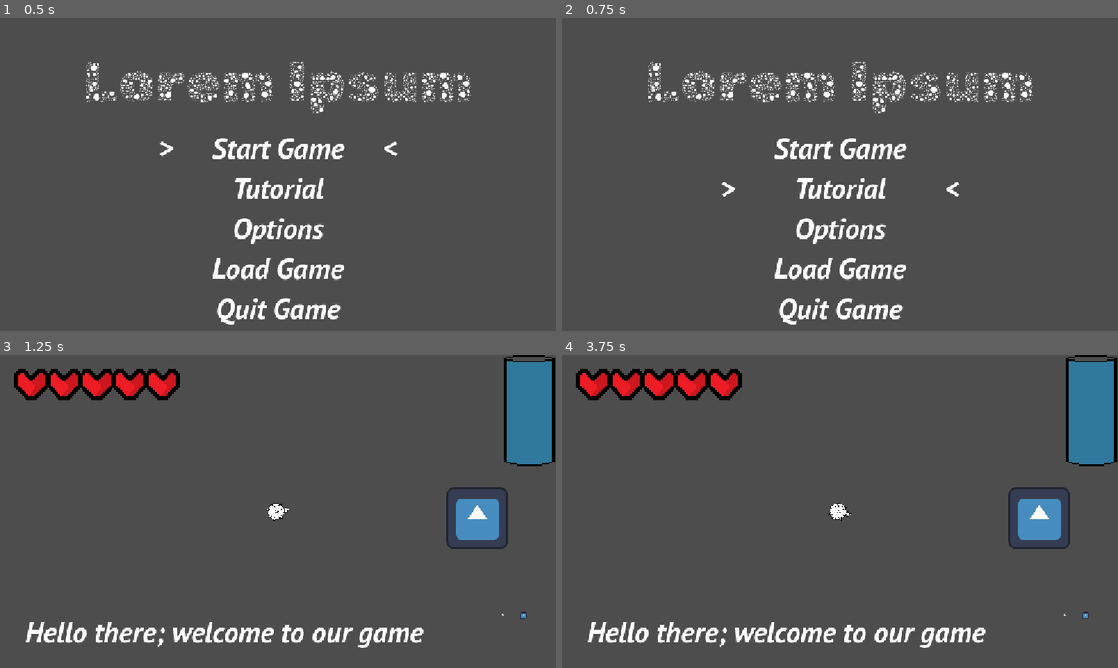
Above: before the commit, frames 1-4 (two rows, left to right).
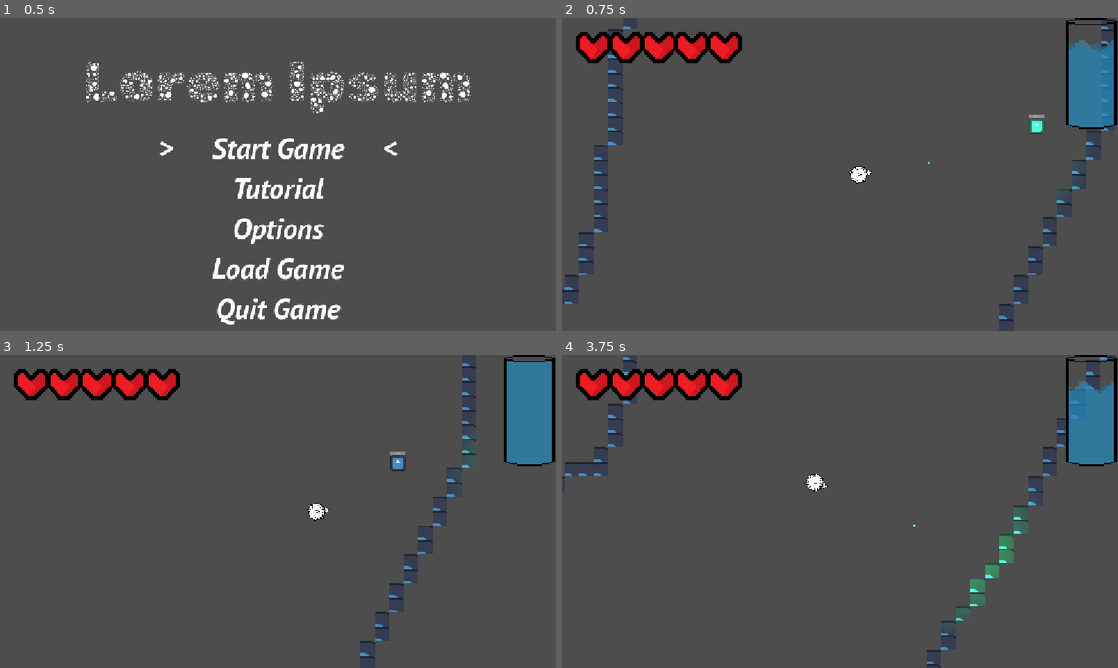
Above: after the commit, the same moments.

Repository: HippoProgrammer/game-jam-game
Game: Godot game, scene res://scenes/ui/main-menu.tscn
Two runs of this game, one before a commit and one after it. Both use one fixed random seed, a clock stepped at 60 frames per second and the inputs below. The engine's default icon, where the game draws it, is replaced by a stand-in: a white triangle on a blue panel in a dark square.
Inputs (mouse positions are in pixels of both pictures, inside the frame that each line leads up to):
- Up to frame 1 (0.5 s): no input
- Up to frame 2 (0.75 s): tap Enter (ui_accept) at 0.5 s; move the mouse to (962, 158) at 0.52 s; hold Right (ui_right) from 0.53 s (still down); click (962, 158) at 0.6 s
- Up to frame 3 (1.25 s): keep holding Right (ui_right); tap Enter (ui_accept) at 0.77 s
- Up to frame 4 (3.75 s): move the mouse to (728, 527) at 1.27 s; release Right (ui_right) at 1.28 s; hold Down (ui_down) 1.28-2.03 s; right-click (728, 527) at 1.35 s; tap Enter (ui_accept) at 1.52, 3.02 s; move the mouse to (895, 442) at 2.02 s; hold Right (ui_right) 2.03-2.78 s; click (895, 442) at 2.1 s; move the mouse to (812, 574) at 2.77 s; hold Up (ui_up) 2.78-3.53 s; right-click (812, 574) at 2.85 s; move the mouse to (1006, 558) at 3.52 s; hold Left (ui_left) from 3.53 s (still down); click (1006, 558) at 3.6 s

Frame 1 is identical in both runs. In frame 2, 12% of the frame differs, in the area x 0-100%, y 0-98%; in frame 3, 4.2%; in frame 4, 5.5%.

Commit message:
Fix main parsing error

Diff:
--- a/scenes/main.tscn
+++ b/scenes/main.tscn
@@ -11,7 +11,6 @@
 [ext_resource type="Texture2D" uid="uid://d0es8cfpiork4" path="res://artwork/Temp_Assets/Urinary-Tract-BIG_2064x1895.jpg" id="5_trceg"]
 [ext_resource type="Texture2D" uid="uid://ofoc33irh6uh" path="res://artwork/Temp_Assets/Lungs_diagram_detailed.svg.webp" id="6_a8y0u"]
 [ext_resource type="Texture2D" uid="uid://bcmiionjdu16l" path="res://artwork/Temp_Assets/21758-stomach.jpg" id="6_tefeu"]
-[ext_resource type="PackedScene" uid="uid://dmrjqd12j74cf" path="res://scenes/ui/minimap.tscn" id="7_85g3d"]
 [ext_resource type="Texture2D" uid="uid://deq00ga8jh0q7" path="res://artwork/Temp_Assets/brain-lateral.png" id="7_jkv2x"]
 [ext_resource type="PackedScene" uid="uid://duh31nuskww0r" path="res://scenes/player/player_camera.tscn" id="12_trceg"]
 [ext_resource type="PackedScene" uid="uid://baxuyhnqidfqg" path="res://scenes/ui/pause_menu.tscn" id="14_jkv2x"]
@@ -21,46 +20,77 @@
 texture = ExtResource("2_o6xl0")
 texture_region_size = Vector2i(30, 30)
 0:0/0 = 0
-0:0/0/physics_layer_0/polygon_0/points = PackedVector2Array(-15, -15, 15, -15, 15, 15, -15, 15)
 1:0/0 = 0
-1:0/0/physics_layer_0/polygon_0/points = PackedVector2Array(-15, -15, 15, -15, 15, 15, -15, 15)
 2:0/0 = 0
-2:0/0/physics_layer_0/polygon_0/points = PackedVector2Array(-15, -15, 15, -15, 15, 15, -15, 15)
 3:0/0 = 0
-3:0/0/physics_layer_0/polygon_0/points = PackedVector2Array(-15, -15, 15, -15, 15, 15, -15, 15)
+4:0/0 = 0
+5:0/0 = 0
+6:0/0 = 0
+7:0/0 = 0
 0:1/0 = 0
-0:1/0/physics_layer_0/polygon_0/points = PackedVector2Array(-15, -15, 15, -15, 15, 15, -15, 15)
 1:1/0 = 0
-1:1/0/physics_layer_0/polygon_0/points = PackedVector2Array(-15, -15, 15, -15, 15, 15, -15, 15)
 2:1/0 = 0
-2:1/0/physics_layer_0/polygon_0/points = PackedVector2Array(-15, -15, 15, -15, 15, 15, -15, 15)
 3:1/0 = 0
-3:1/0/physics_layer_0/polygon_0/points = PackedVector2Array(-15, -15, 15, -15, 15, 15, -15, 15)
+4:1/0 = 0
+5:1/0 = 0
+6:1/0 = 0
+7:1/0 = 0
 0:2/0 = 0
-0:2/0/physics_layer_0/polygon_0/points = PackedVector2Array(-15, -15, 15, -15, 15, 15, -15, 15)
 1:2/0 = 0
-1:2/0/physics_layer_0/polygon_0/points = PackedVector2Array(-15, -15, 15, -15, 15, 15, -15, 15)
 2:2/0 = 0
-2:2/0/physics_layer_0/polygon_0/points = PackedVector2Array(-15, -15, 15, -15, 15, 15, -15, 15)
 3:2/0 = 0
-3:2/0/physics_layer_0/polygon_0/points = PackedVector2Array(-15, -15, 15, -15, 15, 15, -15, 15)
+4:2/0 = 0
+5:2/0 = 0
+6:2/0 = 0
+7:2/0 = 0
 0:3/0 = 0
-0:3/0/physics_layer_0/polygon_0/points = PackedVector2Array(-15, -15, 15, -15, 15, 15, -15, 15)
 1:3/0 = 0
-1:3/0/physics_layer_0/polygon_0/points = PackedVector2Array(-15, -15, 15, -15, 15, 15, -15, 15)
 2:3/0 = 0
-2:3/0/physics_layer_0/polygon_0/points = PackedVector2Array(-15, -15, 15, -15, 15, 15, -15, 15)
 3:3/0 = 0
-3:3/0/physics_layer_0/polygon_0/points = PackedVector2Array(-15, -15, 15, -15, 15, 15, -15, 15)
+4:3/0 = 0
+5:3/0 = 0
+6:3/0 = 0
+7:3/0 = 0
+0:4/0 = 0
+1:4/0 = 0
+2:4/0 = 0
+3:4/0 = 0
+4:4/0 = 0
+5:4/0 = 0
+6:4/0 = 0
+7:4/0 = 0
+0:5/0 = 0
+1:5/0 = 0
+2:5/0 = 0
+3:5/0 = 0
+4:5/0 = 0
+5:5/0 = 0
+6:5/0 = 0
+7:5/0 = 0
+0:6/0 = 0
+1:6/0 = 0
+2:6/0 = 0
+3:6/0 = 0
+4:6/0 = 0
+5:6/0 = 0
+6:6/0 = 0
+7:6/0 = 0
+0:7/0 = 0
+1:7/0 = 0
+2:7/0 = 0
+3:7/0 = 0
+4:7/0 = 0
+5:7/0 = 0
+6:7/0 = 0
+7:7/0 = 0
 
 [sub_resource type="TileSet" id="TileSet_5ysvq"]
 tile_size = Vector2i(30, 30)
-physics_layer_0/collision_layer = 1
 sources/0 = SubResource("TileSetAtlasSource_tipki")
 
 [sub_resource type="NavigationPolygon" id="NavigationPolygon_glkys"]
 vertices = PackedVector2Array(166.79688, -208.02344, 155.17969, 399.8672, -958.1094, 386.1172, -964.8828, -210.96875)
-polygons = Array[PackedInt32Array]([PackedInt32Array(0, 1, 2, 3)])<<<<<<< HEAD
+polygons = Array[PackedInt32Array]([PackedInt32Array(0, 1, 2, 3)])
 outlines = Array[PackedVector2Array]([PackedVector2Array(-968, 396, 165, 410, 177, -218, -975, -221)])
 
 [node name="Main" type="Node2D" unique_id=577279995]
@@ -114,32 +144,32 @@
 [node name="Stomach" type="TileMapLayer" parent="Organs" unique_id=1700656148]
 position = Vector2(0, -1)
 tile_map_data = PackedByteArray("AADY/xIAAAADAAAAAADY/xEAAAADAAAAAADZ/xAAAAADAAAAAADZ/w8AAAADAAAAAADa/w4AAAADAAAAAADa/w …(2528 unchanged characters)…
-tile_set = SubResource("TileSet_dp3eg")
+tile_set = SubResource("TileSet_5ysvq")
 
 [node name="Heart" type="TileMapLayer" parent="Organs" unique_id=1083830887]
 position = Vector2(0, -2)
 tile_map_data = PackedByteArray("AABTAAgAAAADAAAAAABTAAkAAAADAAAAAABUAAoAAAADAAAAAABUAAsAAAADAAAAAABUAAwAAAADAAAAAABVAA …(4672 unchanged characters)…
-tile_set = SubResource("TileSet_0ld40")
+tile_set = SubResource("TileSet_5ysvq")
 
 [node name="Intestines" type="TileMapLayer" parent="Organs" unique_id=1536463839]
 position = Vector2(0, -3)
 tile_map_data = PackedByteArray("AADTAOL/AAADAAAAAADSAOL/AAADAAAAAADRAOP/AAADAAAAAADQAOP/AAADAAAAAADPAOT/AAADAAAAAADPAO …(21376 unchanged characters)…
-tile_set = SubResource("TileSet_yc10j")
+tile_set = SubResource("TileSet_5ysvq")
 
 [node name="Liver" type="TileMapLayer" parent="Organs" unique_id=1195157023]
 position = Vector2(0, -6)
 tile_map_data = PackedByteArray("AAA8ASAAAAADAAAAAAA8AR8AAAADAAAAAAA7AR4AAAADAAAAAAA7AR0AAAADAAAAAAA7ARwAAAADAAAAAAA7AR …(3104 unchanged characters)…
-tile_set = SubResource("TileSet_pm3ni")
+tile_set = SubResource("TileSet_5ysvq")
 
 [node name="Kidneys" type="TileMapLayer" parent="Organs" unique_id=2087732927]
 position = Vector2(0, -6.000061)
 tile_map_data = PackedByteArray("AADNAQAAAAADAAAAAADNAQEAAAADAAAAAADNAQIAAAADAAAAAADOAQMAAAADAAAAAADOAQQAAAADAAAAAADOAQ …(3232 unchanged characters)…
-tile_set = SubResource("TileSet_og1vs")
+tile_set = SubResource("TileSet_5ysvq")
 
 [node name="Lungs" type="TileMapLayer" parent="Organs" unique_id=1443061871]
 position = Vector2(0, -12)
 tile_map_data = PackedByteArray("AABNAuH/AAADAAAAAABOAuH/AAADAAAAAABPAuH/AAADAAAAAABQAuL/AAADAAAAAABRAuL/AAADAAAAAABSAu …(7312 unchanged characters)…
-tile_set = SubResource("TileSet_vxglm")
+tile_set = SubResource("TileSet_5ysvq")
 
 [node name="Brain" type="TileMapLayer" parent="Organs" unique_id=1963442025]
 position = Vector2(0, -24)
@@ -156,11 +186,7 @@
 position = Vector2(424, -104)
 metadata/los_range = 100000.0
 
-[node name="Cell" parent="." unique_id=1873970965 instance=ExtResource("7_o6xl0")]
-position = Vector2(-287, -146)
-
 [node name="Player" parent="." unique_id=401100565 instance=ExtResource("1_sugp2")]
-position = Vector2(-781, 459)
 
 [node name="PlayerCamera" parent="." unique_id=131873372 instance=ExtResource("12_trceg")]
 
